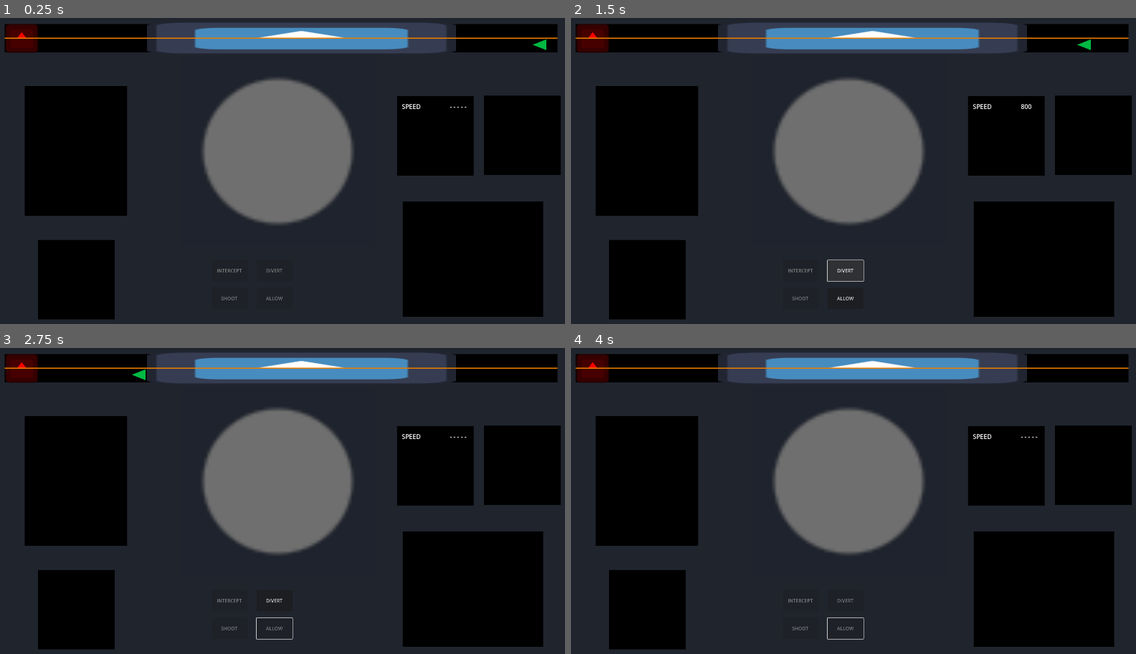
Above: before the commit, frames 1-4 (two rows, left to right).
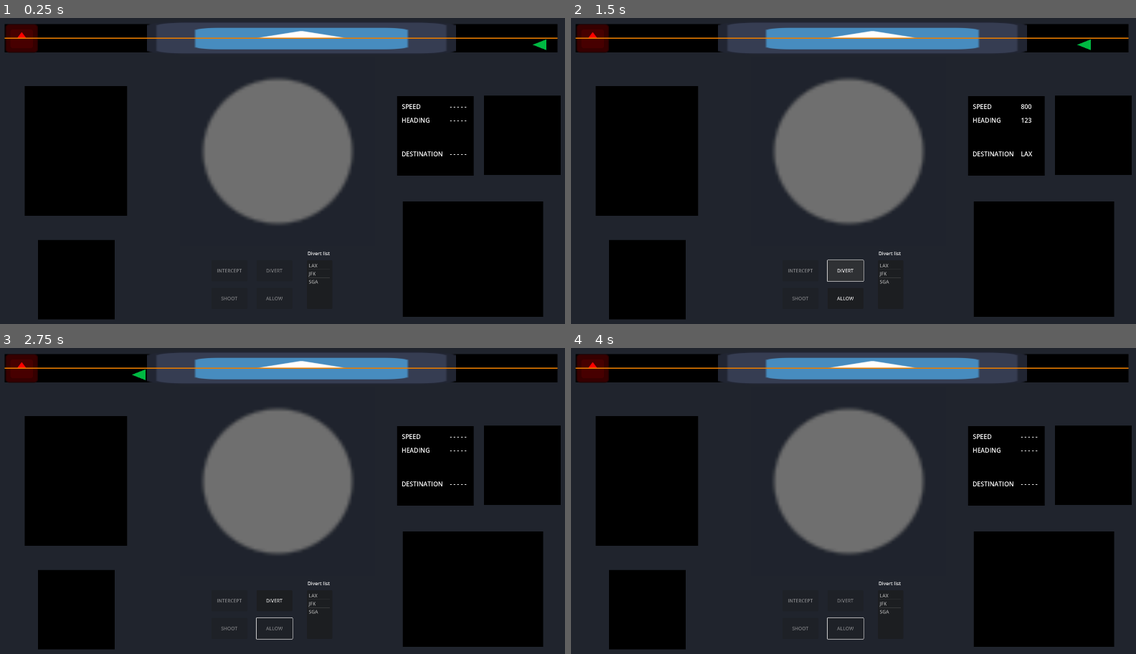
Above: after the commit, the same moments.

Repository: Altered-Dimension-Studios/brackeys-game-jam
Game: Godot game, scene res://managers/game_manager.tscn
Two runs of this game, one before a commit and one after it. Both use one fixed random seed, a clock stepped at 60 frames per second and the inputs below. The engine's default icon, where the game draws it, is replaced by a stand-in: a white triangle on a blue panel in a dark square.
Inputs (mouse positions are in pixels of both pictures, inside the frame that each line leads up to):
- Up to frame 1 (0.25 s): no input
- Up to frame 2 (1.5 s): click (1107, 45) at 0.5 s; click "DIVERT" at 1.25 s
- Up to frame 3 (2.75 s): click "ALLOW" at 2 s
- Up to frame 4 (4 s): click (712, 375) at 2.75 s; tap Enter at 3.5 s

The runs differ from the first frame. In frame 1, 0.2% of the frame differs, in the area x 54-83%, y 32-87%; in frame 2, 0.2%, in the area x 54-82%, y 32-87%; in frame 3, 0.2%; in frame 4, 0.2%.
Error after the commit: Invalid access to property or key of type 'String' on a base object of type 'Dictionary'. (res://managers/dashboard_manager.gd:101)

Commit message:
add divert with list

Diff:
--- a/actors/airplane.gd
+++ b/actors/airplane.gd
@@ -2,16 +2,23 @@
 
 class_name Airplane
 
-@export var air_speed = 800 #km/h
 @export var max_air_speed = 1000
 @export var min_air_speed = 300
 @export var max_distance = 100000 #km
-@export var distance = 0
 @export var position_offset = Vector2(0, 20)
-
-@export var markers = []
+@export var heading_change_rate = 1
+var max_heading = 360
+var markers = []
 var screen_start
 var screen_end
+
+@export var distance = 0
+@export var air_speed = 800 #km/h
+@export var destination = "LAX"
+@export var heading = 123
+
+var target_heading = -1
+
 var in_interception_area: bool
 
 signal plane_clicked
@@ -26,14 +33,12 @@
 
 func _ready() -> void:
 	in_interception_area = false
-	#SignalBus.plane_entered_interception.connect(_on_entered_interception)
-	#SignalBus.plane_exited_interception.connect(_on_exit_interception)
-
 
 func _process(delta: float) -> void:
 	var km_per_second = air_speed / 3600.0
 	distance = max((distance - air_speed * delta), 0)
 	update_screen_position()
+	update_heading()
 
 func move_to_marker(marker: Node2D) -> void:
 	position = marker.position + position_offset
@@ -46,9 +51,20 @@
 			screen_end)
 		position = Vector2(mapped_pos, position.y)
 
+func update_heading() -> void:
+	if target_heading != -1:
+		if heading < target_heading:
+			heading += heading_change_rate
+		elif heading > target_heading:
+			heading -= heading_change_rate
+
 func _on_button_pressed() -> void:
 	SignalBus.plane_clicked.emit(self)
 
 func set_in_interception_area(interception: bool) -> void:
 	print("Setting in interception area to " + str(interception))
 	in_interception_area = interception
+
+func order_divert(new_destination: String, heading: int) -> void:
+	destination = new_destination
+	target_heading = heading
--- a/managers/dashboard_manager.gd
+++ b/managers/dashboard_manager.gd
@@ -4,11 +4,32 @@
 
 var AirplaneManagerInstance: AirplaneManager
 
-func ready_constructor(_AirplaneMnager: AirplaneManager) -> void:
+var destinations_list: Dictionary
+var selected_destination: String
+
+func ready_constructor(_AirplaneMnager: AirplaneManager, _destinations_list: Dictionary) -> void:
 	AirplaneManagerInstance = _AirplaneMnager
+	destinations_list = _destinations_list
 
 func _init():
 	setup_signals()
+
+func _ready():
+	$ItemList.clear()
+	for key in destinations_list.keys():
+		$ItemList.add_item(key)
+
+func _process(delta: float) -> void:
+	if AirplaneManagerInstance && AirplaneManagerInstance.selected_plane:
+		$FlightDetailsPanel/SpeedValue.text = str(
+			AirplaneManagerInstance.selected_plane.air_speed)
+		$FlightDetailsPanel/HeadingValue.text = str(
+			AirplaneManagerInstance.selected_plane.heading)
+		$FlightDetailsPanel/DestinationValue.text = AirplaneManagerInstance.selected_plane.destination
+	else:
+		$FlightDetailsPanel/SpeedValue.text = "- - - - -"
+		$FlightDetailsPanel/HeadingValue.text = "- - - - -"
+		$FlightDetailsPanel/DestinationValue.text = "- - - - -"
 
 func setup_signals() -> void:
 	SignalBus.plane_clicked.connect(_plane_selected.bind())
@@ -57,7 +78,6 @@
 		$ButtonAllow.disabled = false
 		$ButtonDivert.disabled = false
 
-
 func _plane_intercepted(plane: Airplane) -> void:
 	$ButtonFire.disabled = false
 
@@ -68,10 +88,20 @@
 		$ButtonIntercept.disabled = false
 
 func _plane_exited_interception(plane: Airplane) -> void:
-	if plane is Interceptor:
-		AirplaneManagerInstance.can_intercept = true
+	if AirplaneManagerInstance.selected_plane != null:
+		$ButtonIntercept.disabled = true
+		$ButtonFire.disabled = true
 
 func _on_button_allow_pressed() -> void:
 	if AirplaneManagerInstance.selected_plane is not Interceptor && \
 	AirplaneManagerInstance.allow_plane(AirplaneManagerInstance.selected_plane):
 		$ButtonAllow.disabled = true
+
+func _on_button_divert_pressed() -> void:
+	AirplaneManagerInstance.selected_plane.order_divert(
+		selected_destination,
+		destinations_list[selected_destination])
+	$ItemList.deselect_all()
+
+func _on_item_list_item_selected(index: int) -> void:
+	selected_destination = $ItemList.get_item_text(index)
--- a/managers/dashboard_manager.tscn
+++ b/managers/dashboard_manager.tscn
@@ -1,6 +1,11 @@
-[gd_scene load_steps=2 format=3 uid="uid://g1vd28ypt6c2"]
+[gd_scene load_steps=4 format=3 uid="uid://g1vd28ypt6c2"]
 
 [ext_resource type="Script" path="res://managers/dashboard_manager.gd" id="1_y8ywx"]
+
+[sub_resource type="CanvasItemMaterial" id="CanvasItemMaterial_qvgl3"]
+
+[sub_resource type="LabelSettings" id="LabelSettings_2rihk"]
+font_size = 21
 
 [node name="DashboardManager" type="Node2D"]
 script = ExtResource("1_y8ywx")
@@ -42,7 +47,86 @@
 text = "DIVERT
 "
 
+[node name="ItemList" type="ItemList" parent="."]
+offset_left = 1048.0
+offset_top = 823.0
+offset_right = 1133.0
+offset_bottom = 986.0
+
+[node name="Label" type="Label" parent="."]
+offset_left = 1050.0
+offset_top = 788.0
+offset_right = 1131.0
+offset_bottom = 811.0
+text = "Divert list
+"
+
+[node name="FlightDetailsPanel" type="Node" parent="."]
+
+[node name="Background" type="ColorRect" parent="FlightDetailsPanel"]
+material = SubResource("CanvasItemMaterial_qvgl3")
+offset_left = 1350.0
+offset_top = 272.0
+offset_right = 1607.0
+offset_bottom = 539.0
+color = Color(0, 0, 0, 1)
+
+[node name="SpeedLabel" type="Label" parent="FlightDetailsPanel"]
+offset_left = 1366.0
+offset_top = 292.0
+offset_right = 1415.0
+offset_bottom = 315.0
+text = "SPEED
+"
+label_settings = SubResource("LabelSettings_2rihk")
+
+[node name="SpeedValue" type="Label" parent="FlightDetailsPanel"]
+offset_left = 1527.0
+offset_top = 292.0
+offset_right = 1590.0
+offset_bottom = 322.0
+text = "00000
+"
+label_settings = SubResource("LabelSettings_2rihk")
+
+[node name="HeadingLabel" type="Label" parent="FlightDetailsPanel"]
+offset_left = 1365.0
+offset_top = 338.0
+offset_right = 1460.0
+offset_bottom = 368.0
+text = "HEADING
+"
+label_settings = SubResource("LabelSettings_2rihk")
+
+[node name="HeadingValue" type="Label" parent="FlightDetailsPanel"]
+offset_left = 1527.0
+offset_top = 338.0
+offset_right = 1590.0
+offset_bottom = 368.0
+text = "00000
+"
+label_settings = SubResource("LabelSettings_2rihk")
+
+[node name="DestinationLabel" type="Label" parent="FlightDetailsPanel"]
+offset_left = 1365.0
+offset_top = 451.0
+offset_right = 1460.0
+offset_bottom = 481.0
+text = "DESTINATION
+"
+label_settings = SubResource("LabelSettings_2rihk")
+
+[node name="DestinationValue" type="Label" parent="FlightDetailsPanel"]
+offset_left = 1527.0
+offset_top = 451.0
+offset_right = 1590.0
+offset_bottom = 481.0
+text = "- - - - -"
+label_settings = SubResource("LabelSettings_2rihk")
+
 [connection signal="pressed" from="ButtonIntercept" to="." method="_on_button_intercept_pressed"]
 [connection signal="timeout" from="ButtonIntercept/CooldownTimer" to="." method="_on_cooldown_timer_timeout"]
 [connection signal="pressed" from="ButtonFire" to="." method="_on_button_fire_pressed"]
 [connection signal="pressed" from="ButtonAllow" to="." method="_on_button_allow_pressed"]
+[connection signal="pressed" from="ButtonDivert" to="." method="_on_button_divert_pressed"]
+[connection signal="item_selected" from="ItemList" to="." method="_on_item_list_item_selected"]
--- a/scenes/game_scene.gd
+++ b/scenes/game_scene.gd
@@ -10,6 +10,12 @@
 
 var DashboardManagerScene = preload("res://managers/dashboard_manager.tscn")
 var DashboardManagerInstance: DashboardManager
+
+@export var test_destinations_list_heading = {
+	"LAX": 123,
+	"JFK": 50,
+	"SGA": 343
+}
 
 func _init() -> void:
 	AirplaneManagerInstance = AirplaneManagerScene.instantiate() as AirplaneManager
@@ -26,15 +32,11 @@
 		)
 	add_child(AirplaneManagerInstance)
 
-	DashboardManagerInstance.ready_constructor(AirplaneManagerInstance)
+	DashboardManagerInstance.ready_constructor(AirplaneManagerInstance, test_destinations_list_heading)
 	add_child(DashboardManagerInstance)
 
 func _airplane_manager_ready() -> void:
 	AirplaneManagerInstance._test_spawn()
 
 func _process(delta: float) -> void:
-	if AirplaneManagerInstance && AirplaneManagerInstance.selected_plane:
-		$Layout/FlightDetailsPanel/SpeedValue.text = str(
-			AirplaneManagerInstance.selected_plane.air_speed)
-	else:
-		$Layout/FlightDetailsPanel/SpeedValue.text = "- - - - -"
+	pass
--- a/scenes/game_scene.tscn
+++ b/scenes/game_scene.tscn
@@ -13,9 +13,6 @@
 fill_from = Vector2(0.5, 0.5)
 
 [sub_resource type="CanvasItemMaterial" id="CanvasItemMaterial_efpxn"]
-
-[sub_resource type="LabelSettings" id="LabelSettings_84ufs"]
-font_size = 21
 
 [node name="MainScene" type="Node2D"]
 script = ExtResource("1_u460d")
@@ -68,31 +65,3 @@
 offset_right = 445.0
 offset_bottom = 674.0
 color = Color(0, 0, 0, 1)
-
-[node name="FlightDetailsPanel" type="Node" parent="Layout"]
-
-[node name="Background" type="ColorRect" parent="Layout/FlightDetailsPanel"]
-material = SubResource("CanvasItemMaterial_efpxn")
-offset_left = 1350.0
-offset_top = 272.0
-offset_right = 1607.0
-offset_bottom = 539.0
-color = Color(0, 0, 0, 1)
-
-[node name="SpeedLabel" type="Label" parent="Layout/FlightDetailsPanel"]
-offset_left = 1366.0
-offset_top = 292.0
-offset_right = 1415.0
-offset_bottom = 315.0
-text = "SPEED
-"
-label_settings = SubResource("LabelSettings_84ufs")
-
-[node name="SpeedValue" type="Label" parent="Layout/FlightDetailsPanel"]
-offset_left = 1527.0
-offset_top = 292.0
-offset_right = 1590.0
-offset_bottom = 322.0
-text = "00000
-"
-label_settings = SubResource("LabelSettings_84ufs")
Not shown: 1 places in scenes/game_scene.tscn that only renumber resources
